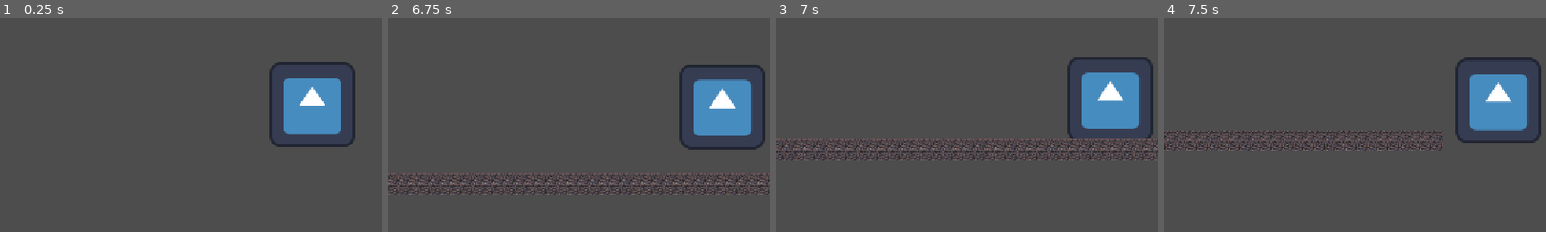
Above: before the commit, frames 1-4 (left to right).
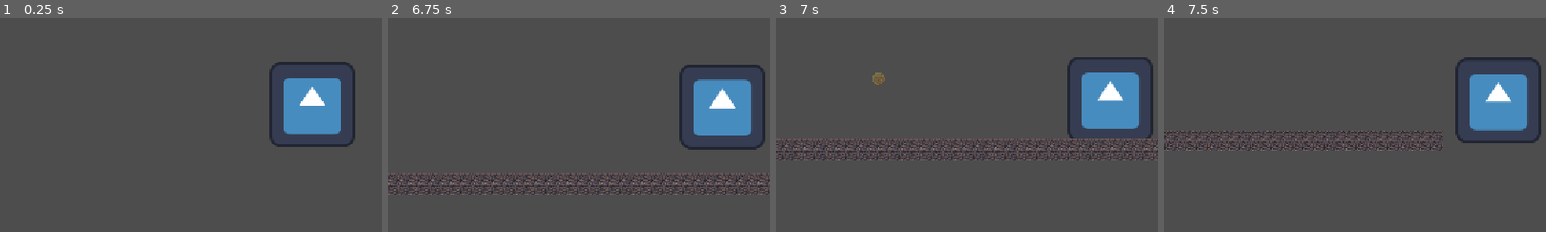
Above: after the commit, the same moments.

Repository: qq1256/2Dgame
Game: Godot game, scene res://main.tscn
The game is run twice, just before and just after one commit, with the same random seed, the same clock (stepped at 60 frames per second) and the same inputs. The engine's default icon, where the game draws it, is replaced by a stand-in: a white triangle on a blue panel in a dark square.
Inputs:
- Up to frame 1 (0.25 s): no input
- Up to frame 2 (6.75 s): hold Right (move_right) 0.53-2.03 s; tap Space (jump) at 0.77, 1.52, 3.02, 3.77, 4.52, 6.02 s; hold A (move_left) 2.03-4.28 s; hold Right (move_right) from 4.28 s (still down)
- Up to frame 3 (7 s): keep holding Right (move_right); tap Space (jump) at 6.77 s
- Up to frame 4 (7.5 s): keep holding Right (move_right)
The pictures show only the part of the screen within x 9-59%, y 32-82%; the shares and areas given below are measured in that part.

Frames 1-2 are identical in both runs. In frame 3, 0.1% of the frame differs, in the area x 25-29%, y 25-32%; in frame 4, nothing differs.

Commit message:
修改金币逻辑

Diff:
--- a/coin.gd
+++ b/coin.gd
@@ -1,14 +1,27 @@
 extends Area2D
 
+# 加分值，可在检查器里调，不同金币可以不一样
+@export var score_value: int = 100
+
 func _ready():
+	# 信号驱动：玩家进入碰撞范围时触发
 	body_entered.connect(_on_body_entered)
 
-func _on_body_entered(body):
-	print("1. 信号触发了，进来的节点是：", body.name)
-	if body.name == "Player":
-		print("2. 判断通过，是玩家")
-		Global.add_score(100)
-		print("3. 加分完成，准备删除金币")
-		queue_free()
-	else:
-		print("2. 判断失败，名字不是 Player")
+func _on_body_entered(body: Node2D):
+	# 只对玩家生效（用分组判断，不写死节点名）
+	if not body.is_in_group("player"):
+		return
+
+	# 加分
+	Global.add_score(score_value)
+
+	# 防止重复触发
+	set_deferred("monitoring", false)
+
+	# 消失动画 + 删除自己
+	var tween = create_tween()
+	tween.set_parallel(true)
+	tween.tween_property(self, "scale", Vector2.ZERO, 0.2)
+	tween.tween_property(self, "modulate:a", 0.0, 0.2)
+	await tween.finished
+	queue_free()
--- a/player.tscn
+++ b/player.tscn
@@ -7,7 +7,7 @@
 radius = 59.0
 height = 120.0
 
-[node name="Player" type="CharacterBody2D" unique_id=1313295138]
+[node name="Player" type="CharacterBody2D" unique_id=1313295138 groups=["player"]]
 script = ExtResource("1_onrkg")
 
 [node name="Sprite2D" type="Sprite2D" parent="." unique_id=2117710555]
